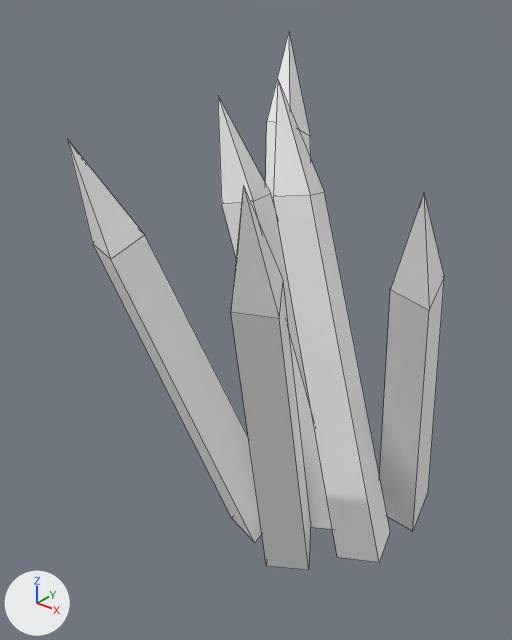
The FBX model Assets/Models/Item/Horde/BorderLinear_Horde.fbx as it was, and as the next commit left it.
Camera for both pictures: a 50 mm lens placed at (3.09, -4.85, 4.56), pointed at (-0.41, -0.46, 1.84). Every picture has the same lights, and +X, +Y and +Z are marked at lower left. Mesh edges are drawn as thin lines. Where no turn or scale is listed for an object, it has been applied to the vertices.

Objects in the first picture: 'pasted__SF_Prop_Goblin_Spike_010'.
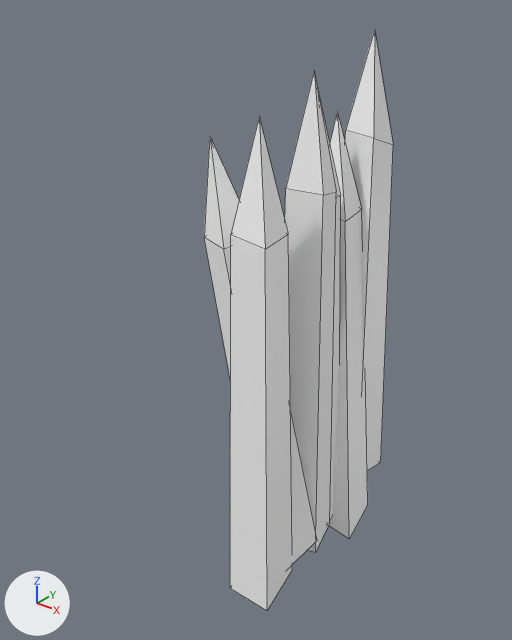
Patch to the scene script:
```diff
--- a/Assets/Models/Item/Horde/BorderLinear_Horde.fbx.py
+++ b/Assets/Models/Item/Horde/BorderLinear_Horde.fbx.py
@@ me_mesh @@
 me_mesh.from_pydata(...)  # 54 vertices, 48 faces; spans x -1.0..1.43, y -1.72..1.31, z -2.48..2.46
 # used by ob_pasted__sf_prop_goblin_spike_010; location = (-0.29, -0.11, 1.62)
+# me_mesh part 1: the loose piece of 9 vertices spanning x -0.62..0.57, y -0.3..0.64, z -2.32..2.06 is multiplied about its middle by the matrix ((0.976, -0.006, 0.219), (-0.014, 0.996, 0.089), (-0.219, -0.09, 0.972)), then moved by (0.26, 0.11, 0.0)
+# me_mesh part 2: the loose piece of 9 vertices spanning x -1.0..-0.13, y 0.26..1.2, z -2.0..2.46 is multiplied about its middle by the matrix ((0.993, 0.0, 0.118), (0.02, 0.985, -0.169), (-0.116, 0.17, 0.979)), then moved by (0.81, 0.14, 0.0)
+# me_mesh part 3: the loose piece of 9 vertices spanning x -0.03..1.12, y -0.36..0.38, z -2.19..2.24 is multiplied about its middle by the matrix ((0.98, 0.0, 0.2), (-0.011, 0.998, 0.056), (-0.2, -0.057, 0.978)), then moved by (-0.15, -0.09, 0.0)
+# me_mesh part 4: the loose piece of 9 vertices spanning x -0.02..0.95, y -1.72..-0.04, z -2.31..1.88 is multiplied about its middle by the matrix ((0.897, 0.441, 0.0), (-0.411, 0.836, 0.364), (0.161, -0.326, 0.932)), then moved by (-0.26, 0.25, -0.02)
+# me_mesh part 5: the loose piece of 9 vertices spanning x 0.57..1.43, y -0.48..1.31, z -2.48..1.66 is multiplied about its middle by the matrix ((0.978, 0.105, -0.182), (-0.032, 0.929, 0.368), (0.207, -0.354, 0.912)), then moved by (-0.9, 0.26, 0.02)
+# me_mesh part 6: the loose piece of 9 vertices spanning x -0.99..0.0, y -1.54..0.07, z -2.31..1.88 is turned -14.5 degrees about the x axis through its middle and scaled by 0.923, then moved by (0.59, 0.28, 0.0)
 me_mesh.materials.append(mat_pasted__pasted__pasted__pasted__lambert28)
```

Location of each change, [x1, y1, x2, y2] in pixels of the pictures (512 x 640 px; the box of a moved part takes in the faces that stretch with it):
'pasted__SF_Prop_Goblin_Spike_010', reshaped (50% narrower, 8% taller)
    before: [67, 33, 444, 570]
    after: [204, 29, 393, 611]
part 1 of me_mesh, moved or reshaped
    before: [218, 97, 332, 529]
    after: [317, 86, 341, 518]
part 2 of me_mesh, moved or reshaped
    before: [266, 33, 311, 211]
    after: [345, 29, 393, 471]
part 3 of me_mesh, moved or reshaped
    before: [273, 81, 390, 562]
    after: [285, 72, 336, 552]
part 4 of me_mesh, moved or reshaped
    before: [231, 186, 311, 570]
    after: [230, 117, 292, 611]
part 5 of me_mesh, moved or reshaped
    before: [379, 193, 444, 531]
    after: [328, 111, 368, 539]
part 6 of me_mesh, moved or reshaped
    before: [67, 139, 262, 542]
    after: [204, 137, 317, 568]
